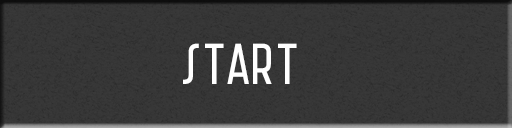
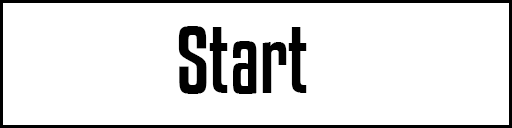
Two versions of the same layered image (w=512, h=128). Layer-by-layer changes:
added layer "Layer 2" above "Start" over [0, 0, 512, 128]
added layer "Start" (1st of 2) above "Layer 3" over [178, 26, 307, 94]
added layer "Color Fill 3" above "Grey" over [0, 0, 512, 128]
moved "Layer 1" into group "Grey" over [0, 0, 512, 128]
moved "Start" (2nd of 2, in "Grey") into group "Grey" over [183, 43, 297, 84]
moved "Pattern Fill 1" into group "Grey" over [0, 0, 512, 128]
moved "Color Fill 1" into group "Grey" over [0, 0, 512, 128]
added layer "Color Fill 2" above "Layer 0" over [0, 0, 512, 128]
renamed "Background" to "Layer 0", hid it over [0, 0, 512, 128]
